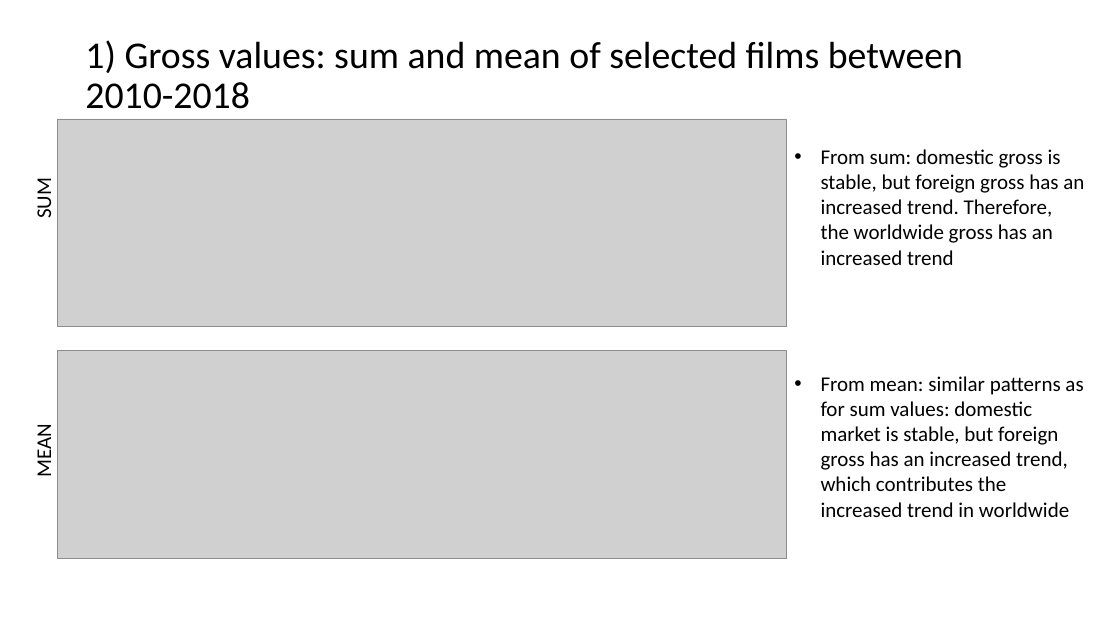
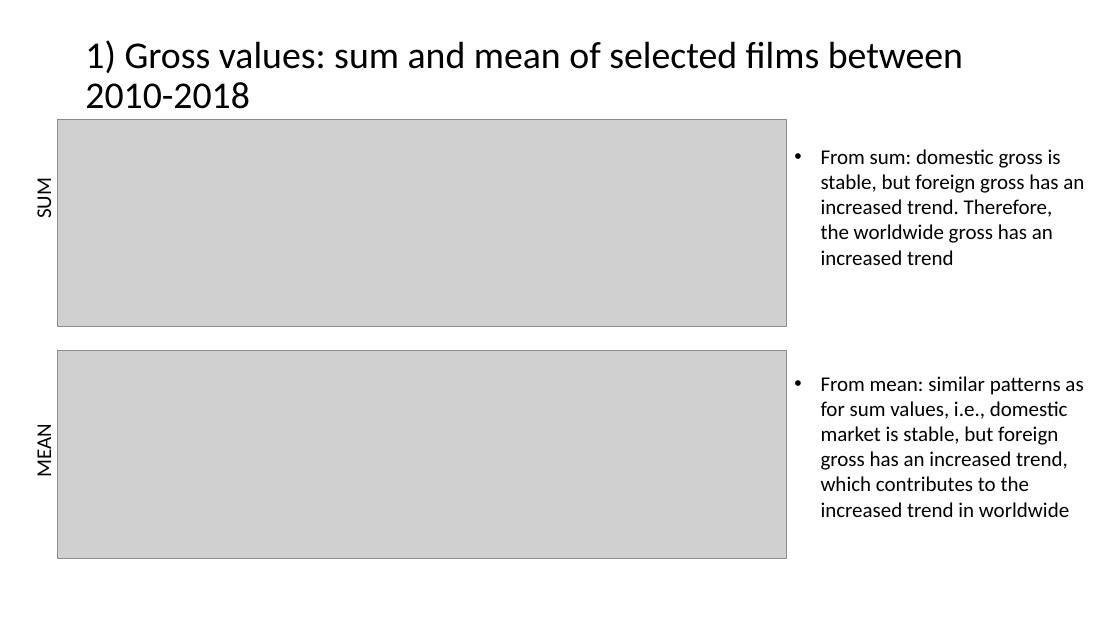
Before and after one commit to eegshou/dsc-mod-1-project-v2-1-online-ds-sp-000, a slide deck: slide 4 of Presentation_project1.pptx. Drawn at 1120x630 pixels with LibreOffice and Linux fonts; fonts in the diff are those of the drawing; grey boxes stand for pictures. Boxes give left, top, right and bottom in pixels: in the first picture for what was removed or moved away, otherwise in the second. Text is boxed around its words. In the diff, an @@ line names an element or a change of style, - is before the commit and + after.

```diff
--- a/Presentation_project1.pptx
+++ b/Presentation_project1.pptx
@@ text at <box>821,376,1083,517</box>: text changed @@
-• From mean: similar patterns as for sum values: domestic market is stable, but foreign gross has an increased trend, which contributes the increased trend in worldwide
+• From mean: similar patterns as for sum values, i.e., domestic market is stable, but foreign gross has an increased trend, which contributes to the increased trend in worldwide
```
Also in this commit, not shown: 5 other slides changed, 1 other file.
